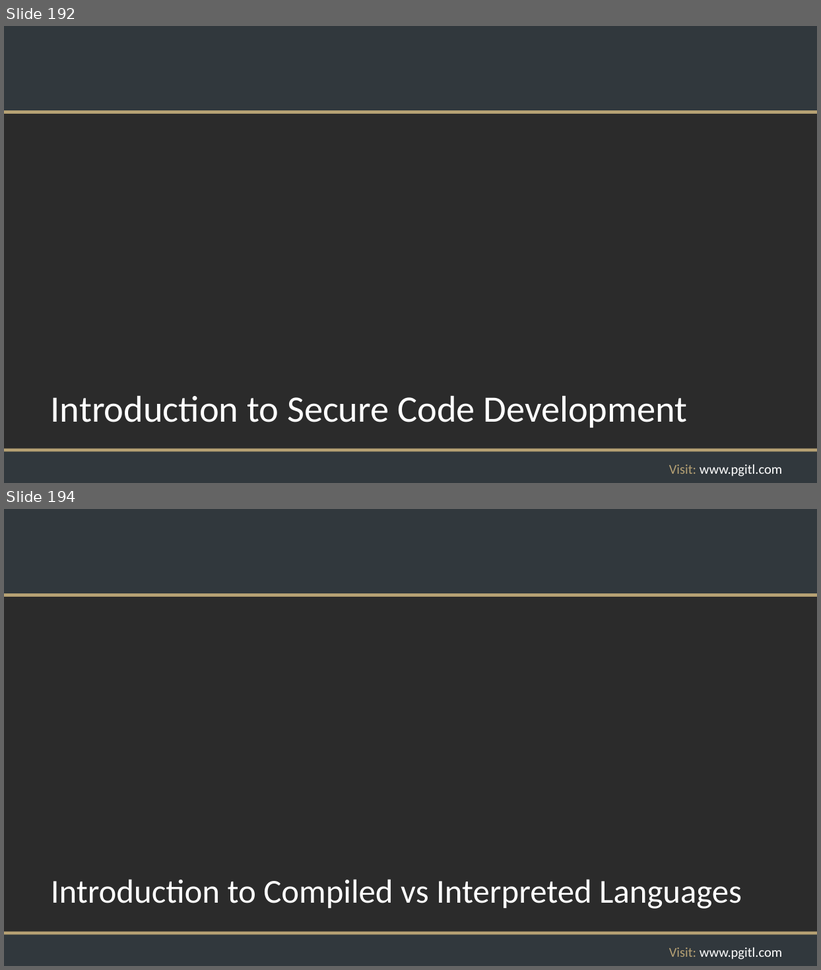
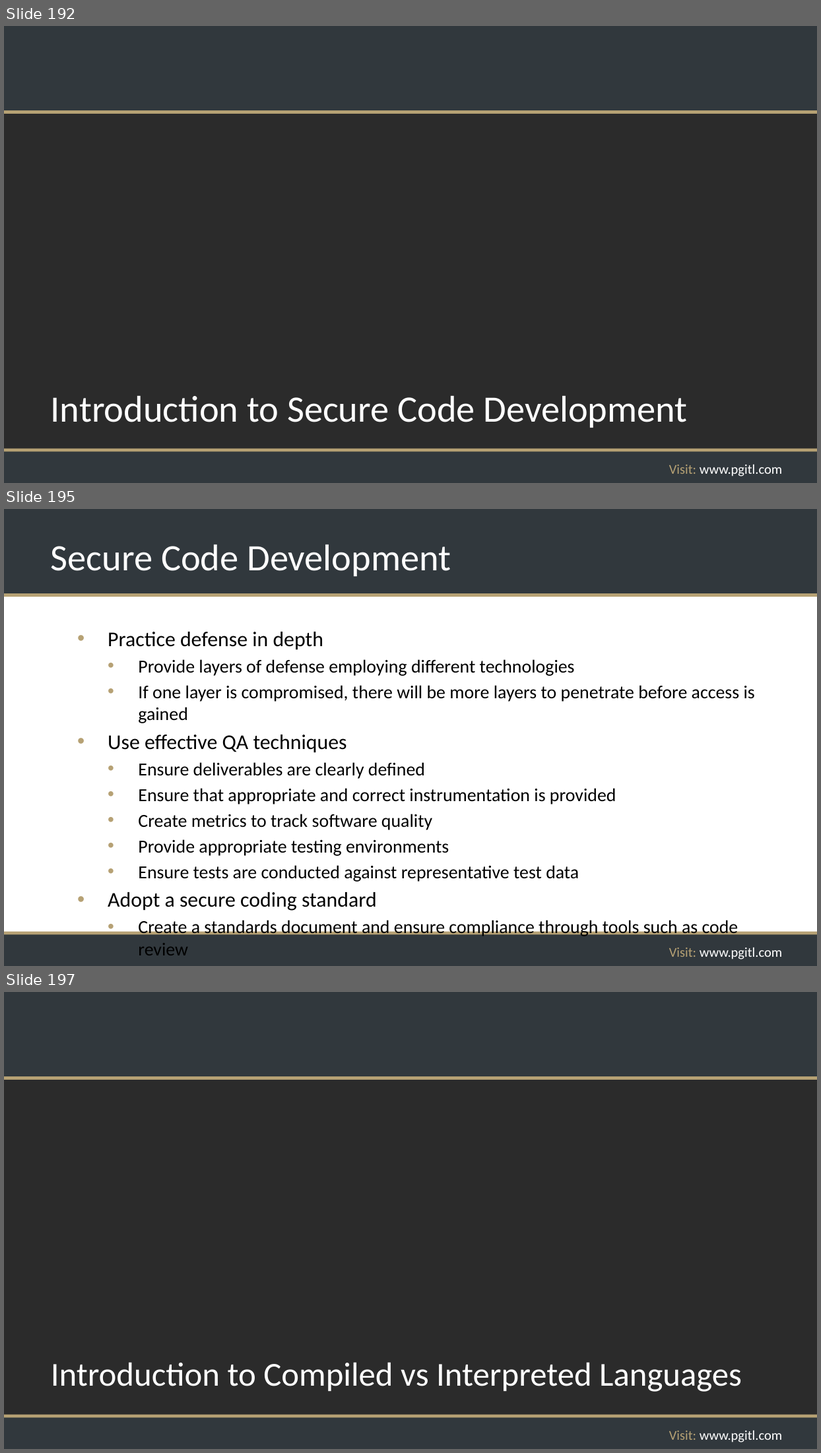
Before and after one commit to rikkouri/project-a, a slide deck: Programming Foundations.pptx. Shown one above the other, each under a label of ours: slides 192 and 194 before the commit, slides 192, 195 and 197 after it; the slides between them are not shown. The pictures are 821x970 and 821x1453 pixels, drawn with LibreOffice and Linux fonts; fonts in the diff are those of the drawing; background and template pictures are left out; a plain dark background stands for a picture behind light text. Boxes give left, top, right and bottom in pixels: in the first picture for what was removed or moved away, otherwise in the second. Text is boxed around its words. In the diff, an @@ line names an element or a change of style, - is before the commit and + after.

Commit message:
More detail on secure code development

```diff
--- a/Programming Foundations.pptx
+++ b/Programming Foundations.pptx
@@ slide 195 added at box(4, 509, 817, 966), background #FFFFFF; not listed: 5 template elements that a slide beside it also shows @@
@@ title added at box(51, 544, 451, 576), 44 pt, text #FFFFFF @@
+Secure Code Development
@@ text added at box(108, 632, 755, 956), 21.7 pt, text #000000 @@
+• Practice defense in depth
+  • Provide layers of defense employing different technologies
+  • If one layer is compromised, there will be more layers to penetrate before access is gained
+• Use effective QA techniques
+  • Ensure deliverables are clearly defined
+  • Ensure that appropriate and correct instrumentation is provided
+  • Create metrics to track software quality
+  • Provide appropriate testing environments
+  • Ensure tests are conducted against representative test data
+• Adopt a secure coding standard
+  • Create a standards document and ensure compliance through tools such as code review
@@ what was slide 194 is now slide 197 @@
```
Also in this commit, not shown: 2 slides changed, 2 other slides added.
